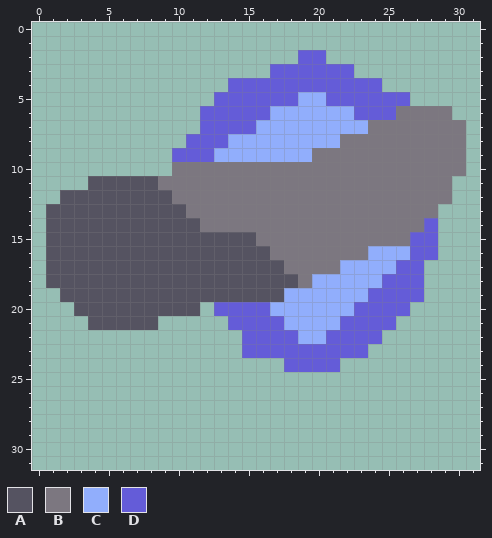
Edited in one commit: pixel-art sprite (sprites/blocks/environment/crybalt-smalltree.png). Above: the version before the commit.
The file is 32x32 pixels.
Palette (. is transparent): A #555361  B #7c7780  C #91aefc  D #645cd8
Pixels before, first column x 1:
 2 ..................DD..........
 3 ................DDDDDD........
 4 .............DDDDDDDDDDD......
 5 ............DDDDDDCCDDDDDD....
 6 ...........DDDDDCCCCCCDDDBBBB.
 7 ...........DDDDCCCCCCCCBBBBBBB
 8 ..........DDDCCCCCCCCBBBBBBBBB
 9 .........DDDCCCCCCCBBBBBBBBBBB
10 .........BBBBBBBBBBBBBBBBBBBBB
11 ...AAAAABBBBBBBBBBBBBBBBBBBBB.
12 .AAAAAAAABBBBBBBBBBBBBBBBBBBB.
13 AAAAAAAAAABBBBBBBBBBBBBBBBBB..
14 AAAAAAAAAAABBBBBBBBBBBBBBBBD..
15 AAAAAAAAAAAAAAABBBBBBBBBBBDD..
16 AAAAAAAAAAAAAAAABBBBBBBCCCDD..
17 AAAAAAAAAAAAAAAAABBBBCCCCDD...
18 AAAAAAAAAAAAAAAAAABCCCCCDDD...
19 .AAAAAAAAAAAAAAAACCCCCCDDDD...
20 ..AAAAAAAAA.DDDDCCCCCCDDDD....
21 ...AAAAA.....DDDDCCCCDDDD.....
22 ..............DDDDCCDDDD......
23 ..............DDDDDDDDD.......
24 .................DDDD.........
The same view after the edit:
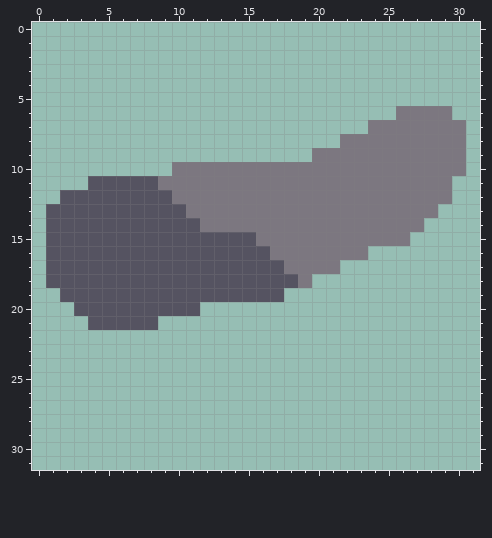
Edits made:
y 2: x 19..20 DD -> ..
y 3: x 17..22 DDDDDD -> ......
y 4: x 14..24 DDDDDDDDDDD -> ...........
y 5: x 13..26 DDDDDDCCDDDDDD -> ..............
y 6: x 12..25 DDDDDCCCCCCDDD -> ..............
y 7: x 12..23 DDDDCCCCCCCC -> ............
y 8: x 11..21 DDDCCCCCCCC -> ...........
y 9: x 10..19 DDDCCCCCCC -> ..........
y 14: x 28 D -> .
y 15: x 27..28 DD -> ..
y 16: x 24..28 CCCDD -> .....
y 17: x 22..27 CCCCDD -> ......
y 18: x 20..27 CCCCCDDD -> ........
y 19: x 18..27 CCCCCCDDDD -> ..........
y 20: x 13..26 DDDDCCCCCCDDDD -> ..............
y 21: x 14..25 DDDDCCCCDDDD -> ............
y 22: x 15..24 DDDDCCDDDD -> ..........
y 23: x 15..23 DDDDDDDDD -> .........
y 24: x 18..21 DDDD -> ....
Pixel boxes of the changes (left, top, right, bottom) in both pictures:
erased: (172, 50, 410, 162)
erased: (214, 218, 438, 372)
